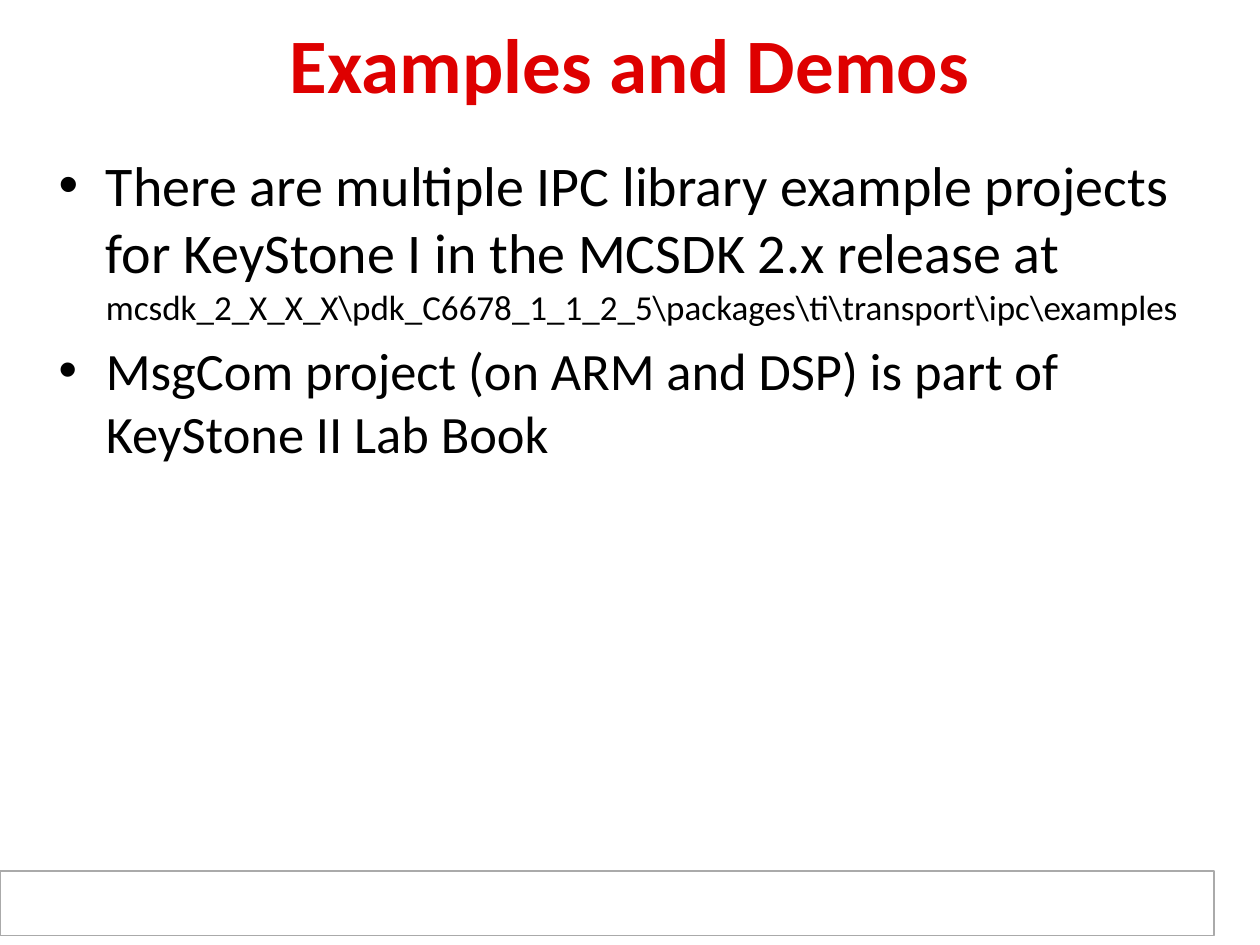
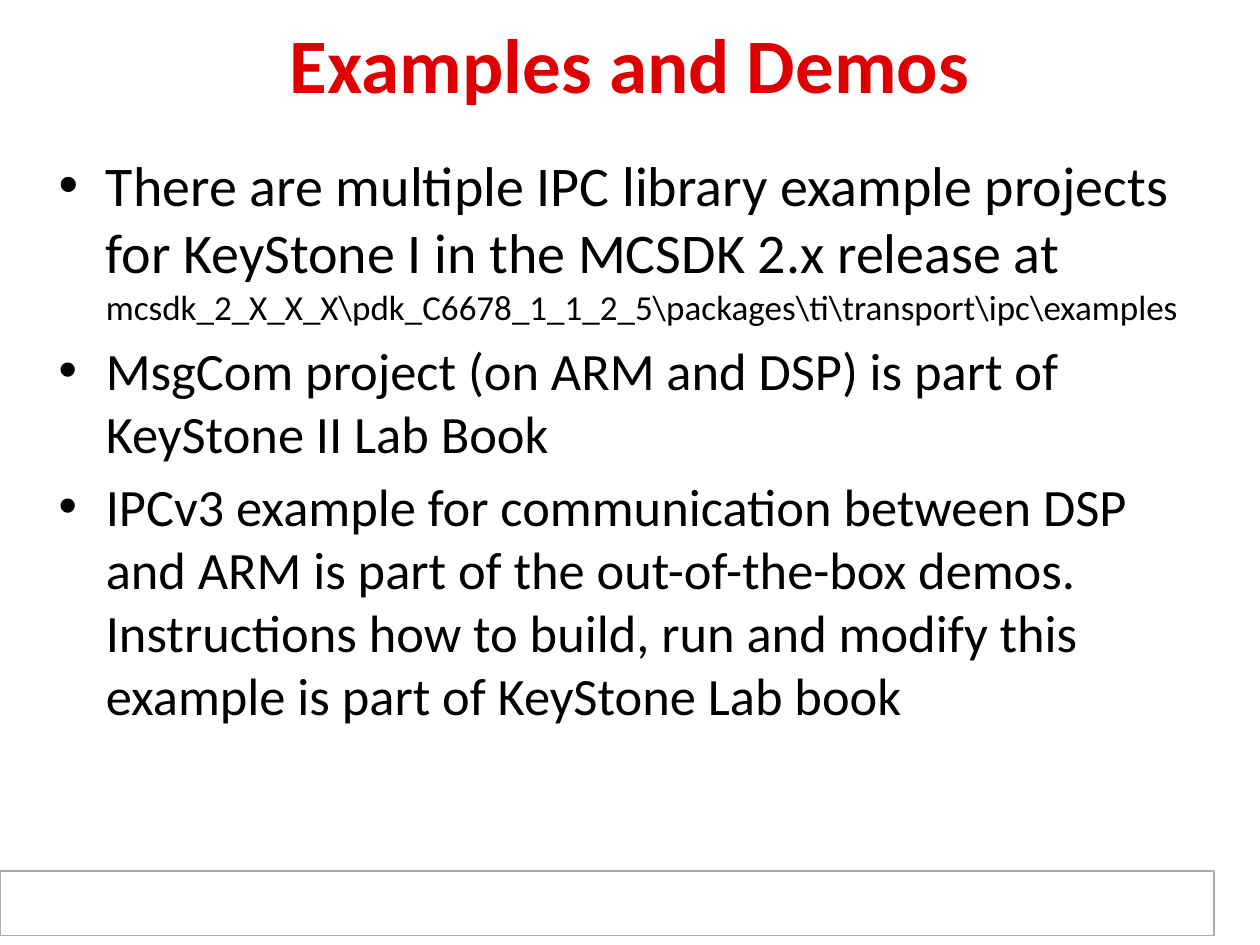
Before and after one commit to hari1989/keystone-workshop, a slide deck: slide 45 of slides/KeyStone IPC v2.pptx. Drawn at 1260x945 pixels with LibreOffice and Linux fonts; fonts in the diff are those of the drawing; background and template pictures are left out. Boxes give left, top, right and bottom in pixels: in the first picture for what was removed or moved away, otherwise in the second. Text is boxed around its words. In the diff, an @@ line names an element or a change of style, - is before the commit and + after.

```diff
--- a/slides/KeyStone IPC v2.pptx
+++ b/slides/KeyStone IPC v2.pptx
@@ text at [106, 489, 1126, 724]: paragraph added @@
+• IPCv3 example for communication between DSP and ARM is part of the out-of-the-box demos. Instructions how to build, run and modify this example is part of KeyStone Lab book
```
Also in this commit, not shown: 1 other slide changed, 1 other file.
